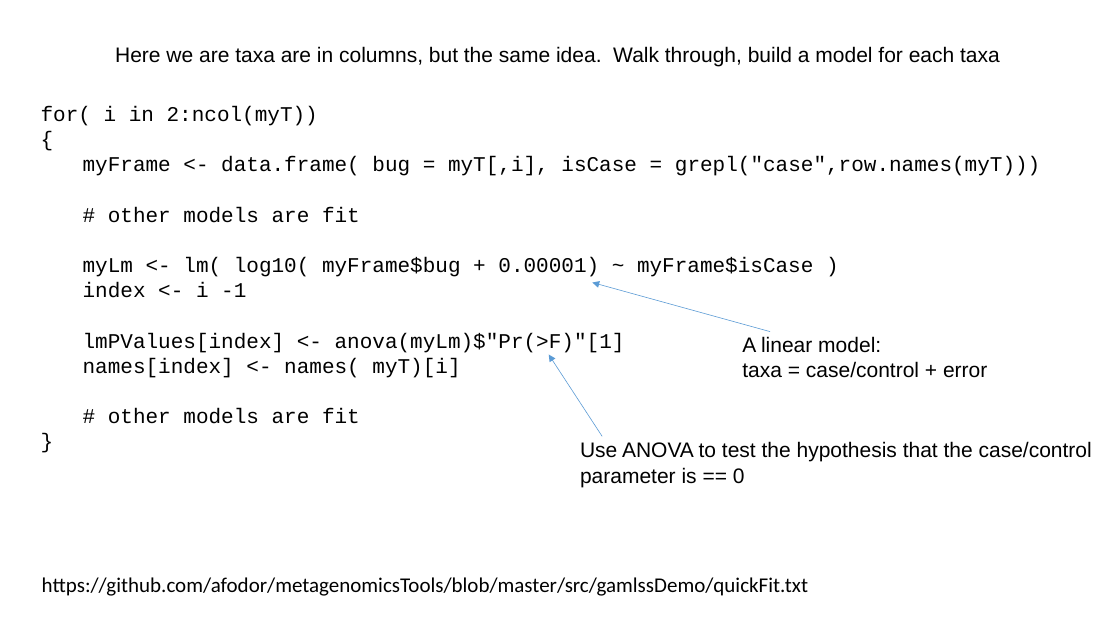
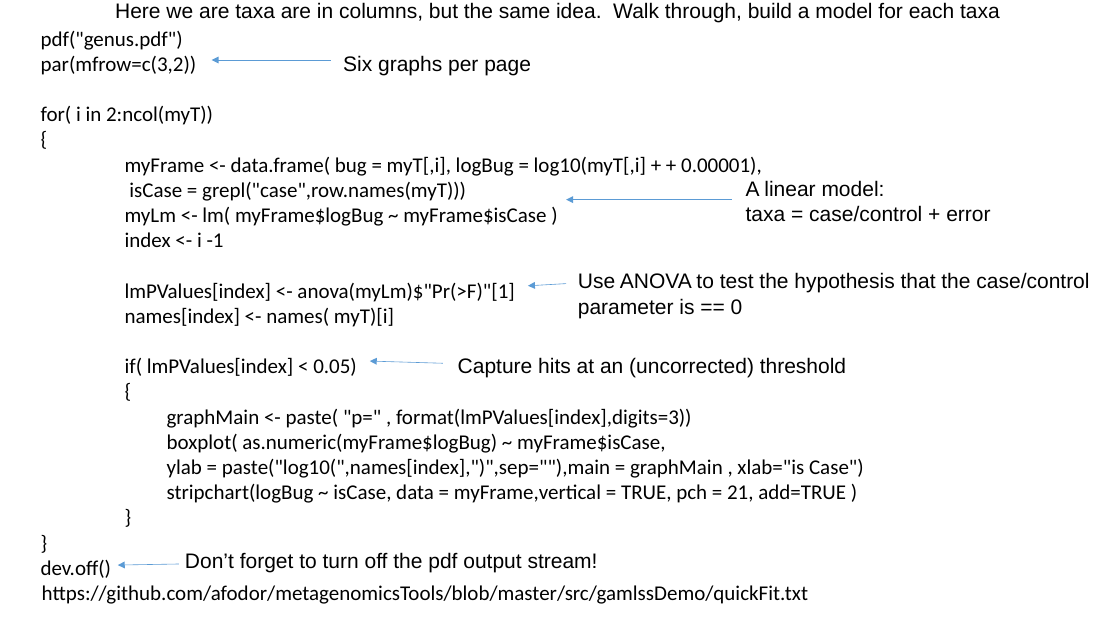
Before and after one commit to afodor/afodor.github.io, a slide deck: slide 47 of classes/ChapelHill2016/ChapelHillWorkshop_Fodor.pptx (slide 48 before the commit). Drawn at 1120x630 pixels with LibreOffice and Linux fonts; fonts in the diff are those of the drawing. Boxes give left, top, right and bottom in pixels: in the first picture for what was removed or moved away, otherwise in the second. Text is boxed around its words. In the diff, an @@ line names an element or a change of style, - is before the commit and + after.

Commit message:
finish up with lm...

```diff
--- a/classes/ChapelHill2016/ChapelHillWorkshop_Fodor.pptx
+++ b/classes/ChapelHill2016/ChapelHillWorkshop_Fodor.pptx
@@ text "pdf("genus.pdf")": place and size @@
-text "pdf("genus.pdf")" at [41, 106, 1040, 424]
+text "pdf("genus.pdf")" at [41, 31, 864, 578]
@@ text "Here we are taxa are ...": place and size @@
-text "Here we are taxa are ..." at [115, 46, 1000, 66]
+text "Here we are taxa are ..." at [115, 2, 1000, 23]
@@ text at [41, 31, 197, 75]: paragraphs added @@
+pdf("genus.pdf")
+par(mfrow=c(3,2))
@@ text added at [343, 55, 531, 76], 18 pt, text #000000 @@
+Six graphs per page
@@ arrow added from (331, 60) to (212, 60), #5B9BD5 0.5 pt @@
@@ text at [41, 106, 514, 327]: font Courier New to Calibri in "for( i in 2:ncol(myT))", "{", "index <- i -1", "lmPValues[index] <- anova(myLm)$"Pr(>F)"[1]" and 2 more places; list level 2 to 1 in "index <- i -1"; list level 2 to 1 in "lmPValues[index] <- anova(myLm)$"Pr(>F)"[1]"; list level 2 to 1 in "names[index] <- names( myT)[i]"; list level 1 to 3 in "}" @@
@@ text at [125, 156, 762, 226]: text changed; font Courier New to Calibri @@
-  myFrame <- data.frame( bug = myT[,i], isCase = grepl("case",row.names(myT)))
-  # other models are fit
-  myLm <- lm( log10( myFrame$bug + 0.00001) ~ myFrame$isCase )
+myFrame <- data.frame( bug = myT[,i], logBug = log10(myT[,i] + + 0.00001),
+isCase = grepl("case",row.names(myT)))
+myLm <- lm( myFrame$logBug ~ myFrame$isCase )
@@ text "A linear model:": place and size @@
-text "A linear model:" at [742, 336, 987, 378]
+text "A linear model:" at [746, 180, 990, 222]
@@ arrow moved from (770, 332) - (592, 282) to (732, 200) - (566, 200) @@
@@ text "Use ANOVA to test the ...": place and size @@
-text "Use ANOVA to test the ..." at [580, 441, 1092, 487]
+text "Use ANOVA to test the ..." at [578, 272, 1089, 318]
@@ arrow added from (566, 284) to (528, 286), #5B9BD5 0.5 pt @@
@@ text at [125, 357, 864, 503]: text changed; font Courier New to Calibri @@
-  # other models are fit
+if( lmPValues[index] < 0.05)
+    {
+      graphMain <- paste( "p=" , format(lmPValues[index],digits=3))
+      boxplot( as.numeric(myFrame$logBug) ~ myFrame$isCase,
+      ylab = paste("log10(",names[index],")",sep=""),main = graphMain , xlab="is Case")
+      stripchart(logBug ~ isCase, data = myFrame,vertical = TRUE, pch = 21, add=TRUE )
@@ text added at [458, 357, 846, 377], 18 pt, text #000000 @@
+Capture hits at an (uncorrected) threshold
@@ arrow removed from (602, 436) to (549, 355) @@
@@ arrow added from (443, 363) to (370, 361), #5B9BD5 0.5 pt @@
@@ text at [41, 560, 111, 578]: paragraphs added @@
+}
+dev.off()
@@ arrow added from (179, 564) to (118, 565), #5B9BD5 0.5 pt @@
@@ text added at [185, 552, 598, 572], 18 pt, text #000000 @@
+Don’t forget to turn off the pdf output stream!
@@ text "https://github.com/afodor/metagenomicsTools/blob/master/src/ ...": place and size @@
-text "https://github.com/afodor/metagenomicsTools/blob/master/src/ ..." at [42, 577, 808, 596]
+text "https://github.com/afodor/metagenomicsTools/blob/master/src/ ..." at [42, 585, 808, 604]
```
Also in this commit, not shown: 2 other slides changed, 5 slides added, 2 slides removed.
